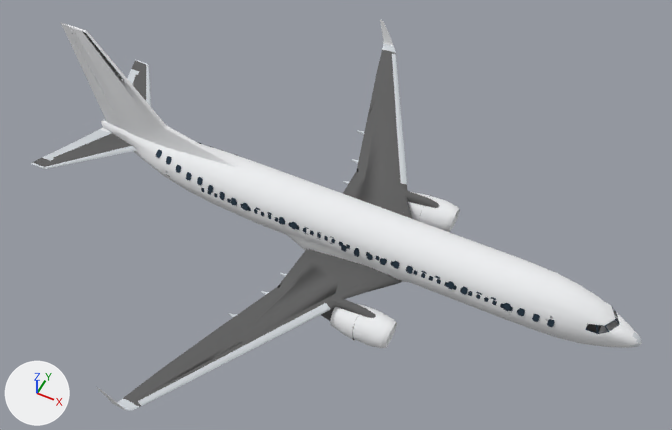
An edit to the glTF model fixtures/aircraft/b738-0.glb, drawn before and after from the same camera.
Rendered twice from a 50 mm lens placed at (17.5, -35.6, 49.1), pointed at (0.3, -1.1, 6.1). The lights are fixed; the arrows at lower left show +X, +Y and +Z. The first picture is the older version. Where no turn or scale is listed for an object, it has been applied to the vertices. Vertices at exactly the same position are counted once.

The first picture shows 'c606060', 'engine', 'glass', 'hull', 'tail', 'wing'.
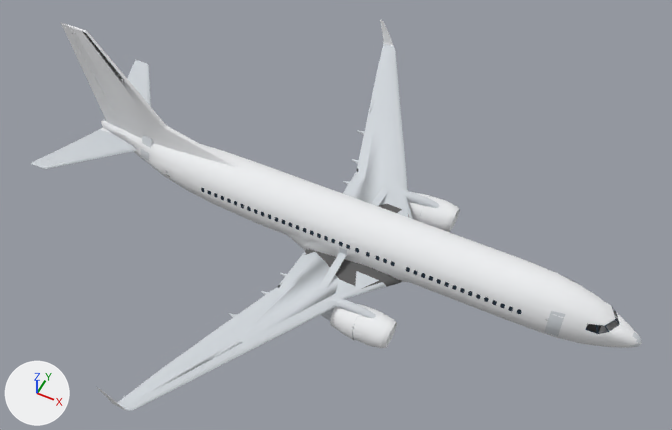
Diff of the bpy script that builds the scene:
```diff
--- a/fixtures/aircraft/b738-0.glb.py
+++ b/fixtures/aircraft/b738-0.glb.py
@@ mat_cd3d8dd @@
+mat_cd3d8dd = principled_material('cd3d8dd')
+mat_cd3d8dd.base_color = (0.651, 0.687, 0.723)  # light grey #d3d8dd
+mat_cd3d8dd.roughness = 1.0
@@ me_mesh_1 @@
 # used by ob_c606060; location = (0.0, 0.0, 0.0)
-me_mesh_1.from_pydata(...)  # 1887 vertices, 2945 faces; spans x -19.5..17.3, y -17.1..17.1, z 1.1..6.1
+me_mesh_1.from_pydata(...)  # 524 vertices, 714 faces; spans x -18.4..17.3, y -3.6..3.6, z 1.9..5.1
+# me_mesh_1 part 1: 25 loose pieces with 750 vertices, spanning x -2.7..5.8, y -10.6..10.6, z 1.1..3.8, are deleted
+# me_mesh_1 part 2: 1 vertex moved within x -0.8, y -1.8, z 2.6; 594 vertices removed from x -4.8..3.6, y -17.1..17.1, z 2.5..4.4
+# me_mesh_1 part 3: 10 vertices removed from x -19.5..-18.5, y -5.9..-4.8, z 5.8..6.1; 1 vertex added at x -18.4, y 0.0, z 5.1
+# me_mesh_1 part 4: 10 vertices removed from x -19.5..-18.5, y 4.7..5.8, z 5.8..6.1
 me_mesh_1.materials.append(mat_c606060)
@@ me_mesh_3 @@
 # used by ob_glass; location = (0.0, 0.0, 0.0)
-me_mesh_3.from_pydata(...)  # 606 vertices, 484 faces; spans x -13.2..18.3, y -1.9..1.9, z 3.9..5.5
+me_mesh_3.from_pydata(...)  # 94 vertices, 100 faces; spans x -10.8..18.3, y -1.8..1.9, z 3.9..4.8
+# me_mesh_3 part 5: 64 loose pieces with 512 vertices, spanning x -13.2..14.8, y -1.9..1.9, z 3.9..5.5, are deleted
 me_mesh_3.materials.append(mat_glass)
@@ me_mesh_6 @@
 # used by ob_wing; location = (0.0, 0.0, 0.0)
-me_mesh_6.from_pydata(...)  # 1799 vertices, 2896 faces; spans x -19.5..19.7, y -17.9..17.9, z 1.6..6.3
+me_mesh_6.from_pydata(...)  # 3241 vertices, 5128 faces; spans x -19.5..19.7, y -17.9..17.9, z 1.1..6.3
+# me_mesh_6 part 6: 4 vertices moved within x -4.1..-3.7, y -16.9..17.0, z 4.3..4.4; 1424 vertices added at x -4.8..5.8, y -17.1..17.1, z 1.1..4.4
+# me_mesh_6 part 7: 2 vertices moved within x -18.6..-18.4, y 4.7..5.9, z 5.8..6.0; 18 vertices added at x -19.3..-17.3, y -5.1..5.1, z 4.9..5.9
 me_mesh_6.materials.append(mat_wing)
@@ me_mesh_2_1 @@
+me_mesh_2_1.from_pydata(...)  # 90 vertices, 96 faces; spans x -14.6..15.2, y -4.9..4.9, z 3.1..5.9
+me_mesh_2_1.materials.append(mat_cd3d8dd)  # light grey #d3d8dd
@@ ob_cd3d8dd @@
+ob_cd3d8dd = bpy.data.objects.new('cd3d8dd', me_mesh_2_1)
+ob_cd3d8dd.location = (0.0, 0.0, 0.0)
```

Location of each change, [x1, y1, x2, y2] in pixels of the pictures (672 x 430 px):
'glass', reshaped: before [156, 142, 620, 334]; after [201, 188, 620, 334]
'cd3d8dd', added: after [141, 135, 578, 336]
part 1 of me_mesh_1, deleted: before [217, 114, 439, 340]
part 2 of me_mesh_1, built on: before [123, 50, 413, 407]
part 3 of me_mesh_1, reshaped: before [32, 133, 132, 167]
part 4 of me_mesh_1, deleted: before [131, 61, 146, 100]
part 5 of me_mesh_3, deleted: before [156, 142, 555, 328]
part 6 of me_mesh_6, reshaped: before [139, 48, 396, 405]; after [120, 47, 439, 409]
part 7 of me_mesh_6, reshaped: after [32, 69, 140, 167]
